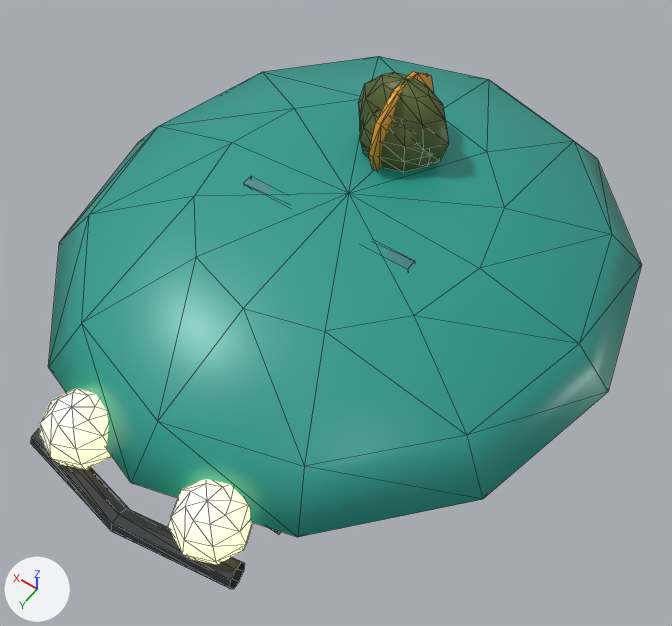
Renders of the glTF model assets-src/cars/carrera/carrera_raw.glb from each side of a commit.
Both versions are drawn from a 50 mm camera at (-1.18, 1.72, 2.56) aimed at (-0.11, 0.22, 0.2). Every picture has the same lights, and +X, +Y and +Z are marked at lower left. The older version comes first. Mesh edges are drawn as thin lines. Vertices at exactly the same position are counted once.

The first picture shows 'Carrera'.
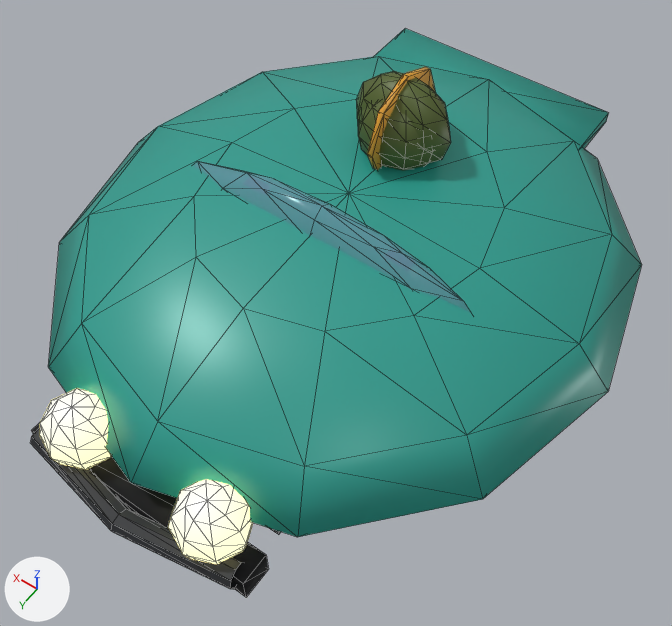
Pixel boxes (x1, y1, x2, y2) of what changed, in the pictures (672 x 626 px):
'Carrera', reshaped (7% taller): before (30, 56, 642, 589); after (30, 28, 642, 597)
part 1 of me_carrera, added: after (373, 28, 609, 149)
part 2 of me_carrera, added: after (192, 161, 471, 313)
part 3 of me_carrera, added: after (31, 423, 268, 597)
part 4 of me_carrera, added: after (358, 102, 433, 171)
part 5 of me_carrera, added: after (367, 67, 436, 170)
part 6 of me_carrera, built on: before (358, 71, 448, 172); after (356, 74, 451, 163)

The change in detail:
Material 'Rubber' (mat_rubber) is new.
Its base color is (0.00304, 0.00335, 0.00439) (black #0a0b0e).
Its roughness is 0.9.
Material 'Rubber.001' (mat_rubber_001) is new.
Its base color is (0.00304, 0.00304, 0.00304) (black #0a0a0a).
Its roughness is 0.85.
Material 'Glass.001' (mat_glass_001) is new.
Its base color is (0.0103, 0.0212, 0.0395) (dark blue #1a2838).
Its roughness is 0.06.
Its alpha is 0.55.
me_carrera is used by ob_carrera; location (0.0, 0.0, 0.0).
me_carrera had 424 vertices, 780 faces and spanned x -0.95..0.95, y -1.05..1.16, z -0.06..0.75.
me_carrera now has 486 vertices, 888 faces and spans x -0.95..0.95, y -1.05..1.16, z -0.06..0.76.
me_carrera part 1: a new loose piece, a box spanning x -0.44..0.44, y -1.02..-0.74, z 0.3..0.34, in mat_paint (cyan #2a9d8f).
me_carrera part 2: a new loose piece, an icosphere of 80 faces spanning x -0.58..0.58, y 0.06..0.22, z 0.2..0.56, in mat_glass (blue #88aacc).
me_carrera part 3: a new loose piece, a box spanning x -0.41..0.41, y 0.97..1.07, z 0.03..0.13, in mat_rubber (black #0a0b0e).
me_carrera part 4: a new loose piece, a UV sphere (10 segments, 8 rings, poles along z) spanning x -0.14..0.14, y -0.45..-0.15, z 0.41..0.71, in mat_pilot (dark green #55642c).
me_carrera part 5: a new loose piece, an 8-sided cylinder along x spanning x -0.009..0.009, y -0.488..-0.113, z 0.387..0.762, in mat_trim_001 (orange #e0a030).
Part 6, on me_carrera:
148 vertices are removed from x -0.14..0.14, y -0.48..-0.12, z 0.4..0.74.
308 faces are deleted.
9 vertices in x -0.11..0.11, y -0.36..-0.2, z 0.43..0.57 move by (0.0, 0.0, 0.01).
4 vertices in x 0.12..0.17, y -0.37..-0.23, z 0.49..0.57 move by (0.01, 0.0, 0.01).
4 vertices in x -0.06..0.06, y -0.4..-0.33, z 0.43..0.57 move by (0.0, -0.01, 0.01).
4 vertices in x -0.17..-0.12, y -0.37..-0.23, z 0.49..0.57 move by (-0.01, 0.0, 0.01).
3 vertices in x -0.06..0.06, y -0.27..-0.22, z 0.43..0.49 move by (0.0, 0.01, 0.01).
3 vertices in x -0.04..0.04, y -0.38..-0.24, z 0.57..0.66 move by (0.0, -0.01, 0.0).
16 vertices move from x -0.15..0.15, y -0.3..-0.19, z 0.4..0.66 to x -0.16..0.16, y -0.3..-0.19, z 0.42..0.66.
48 vertices are added at x -0.06..0.06, y -0.24..-0.19, z 0.54..0.59.
120 new faces join them, mat_rubber_001 (black #0a0a0a).
Other edits to the shape of me_carrera do not show in these pictures.
me_carrera no longer uses material mat_matte_001 (dark green #3d4a22).
me_carrera no longer uses material mat_matte_002 (black #111111).
me_carrera gains material mat_rubber (black #0a0b0e).
me_carrera gains material mat_glass_001 (dark blue #1a2838).
me_carrera gains material mat_rubber_001 (black #0a0a0a).
